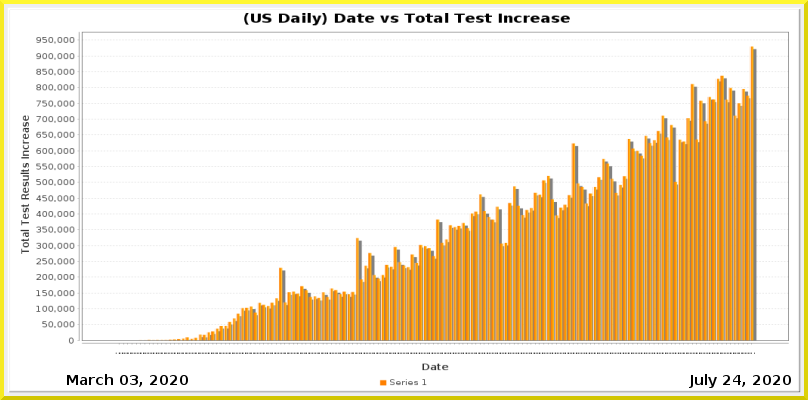
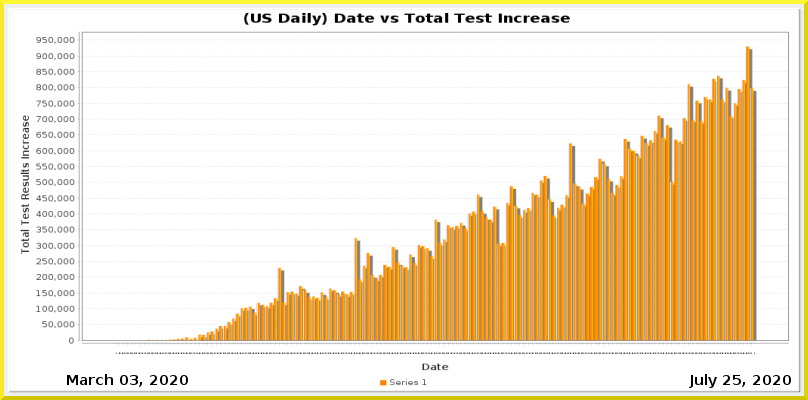
The second 808 × 400 image is a revision of the first. Changes to its layers:
painted on "Current Date" over (x1=733, y1=375, x2=741, y2=385)
painted on "Date_vs_TestIncrease.png" over (x1=135, y1=46, x2=757, y2=354)
